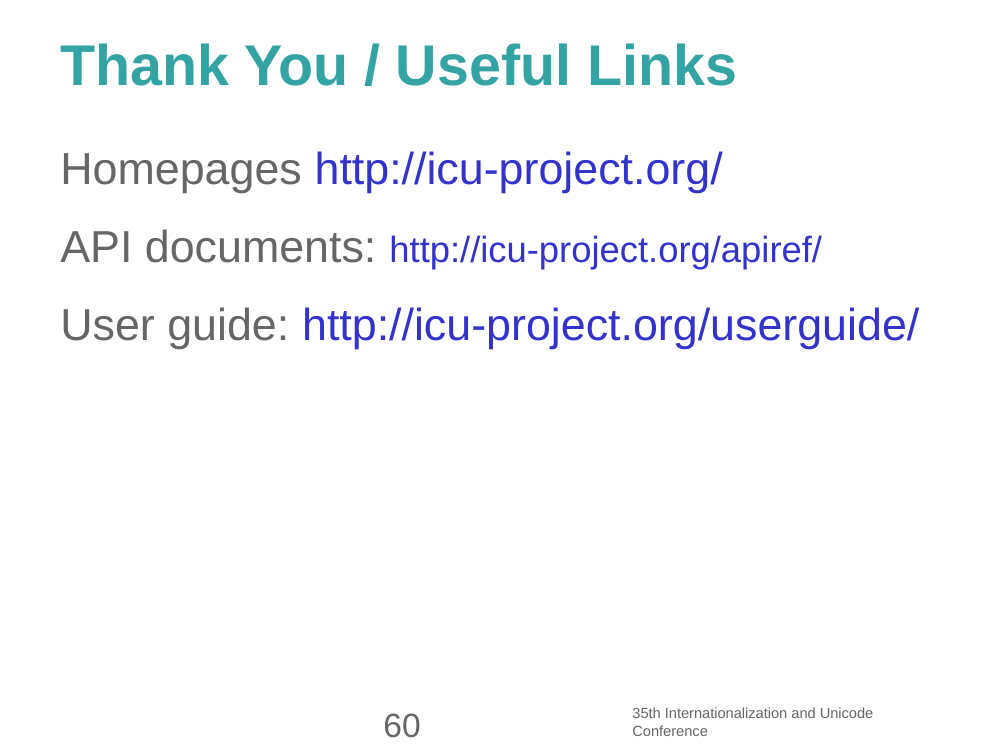
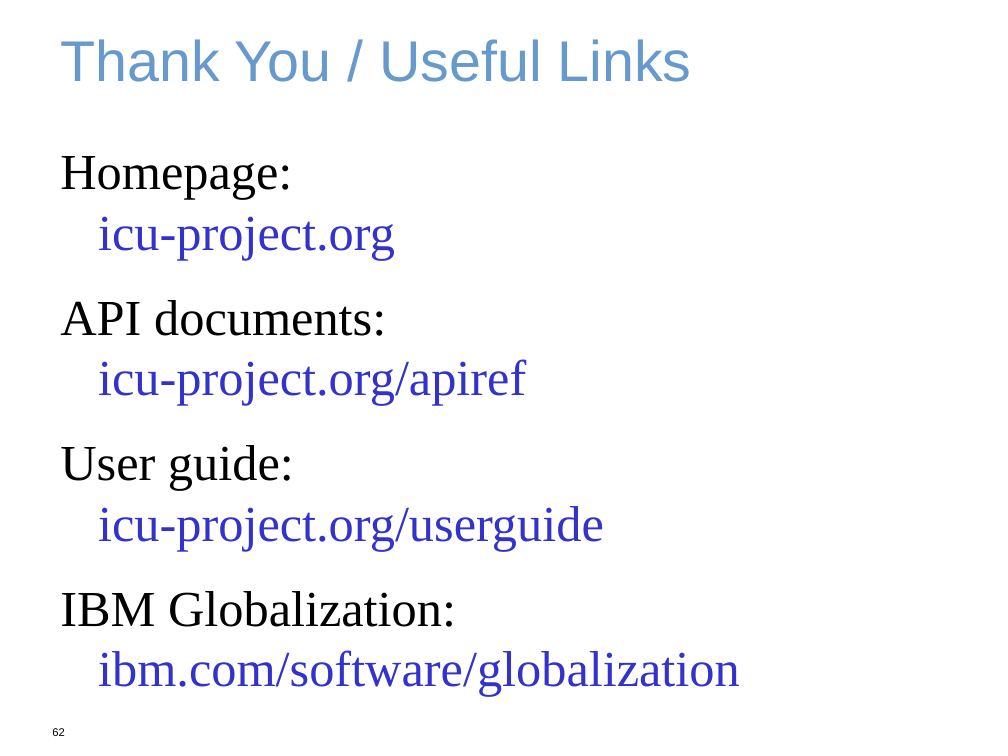
Before and after one commit to unicode-org/icu-docs, a slide deck: slide 62 of docs/pres/icu_workshop.odp (slide 60 before the commit). Drawn at 1008x756 pixels with LibreOffice and Linux fonts; fonts in the diff are those of the drawing; background and template pictures are left out. Boxes give left, top, right and bottom in pixels: in the first picture for what was removed or moved away, otherwise in the second. Text is boxed around its words. In the diff, an @@ line names an element or a change of style, - is before the commit and + after.

```diff
--- a/docs/pres/icu_workshop.odp
+++ b/docs/pres/icu_workshop.odp
@@ title "Thank You / Useful Links" at (60, 39, 692, 82): text colour #33A3A3 to #6699CC, bold off; line spacing 1 to 0.9 @@
@@ text at (60, 156, 740, 697): text changed; size 32 to 36 pt; font Arial to Times New Roman @@
-Homepages http://icu-project.org/
-API documents: http://icu-project.org/apiref/
-User guide: http://icu-project.org/userguide/
+Homepage:
+icu-project.org
+API documents:
+icu-project.org/apiref
+User guide:
+icu-project.org/userguide
+IBM Globalization:
+ibm.com/software/globalization
@@ page number removed at (383, 713, 420, 738) @@
-60
@@ text removed at (632, 707, 874, 736) @@
-35th Internationalization and Unicode Conference
@@ page number added at (52, 728, 64, 736), 8 pt, text #000000 @@
+62
```
Also in this commit, not shown: 58 other slides changed, 3 slides added, 1 slide removed, 3 other files.
